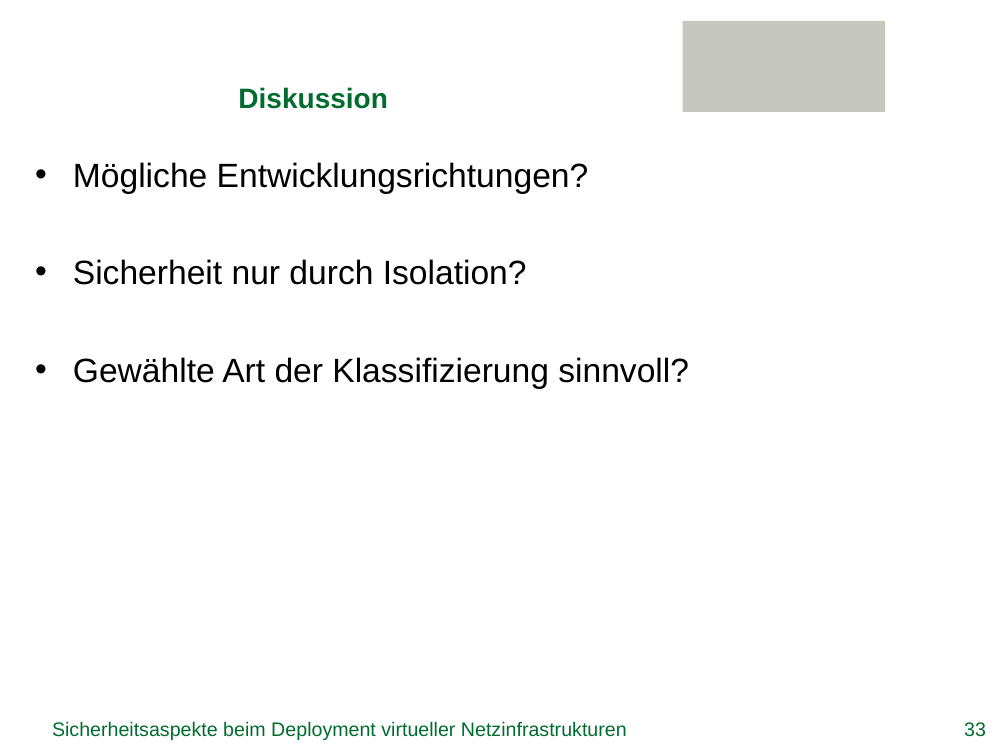
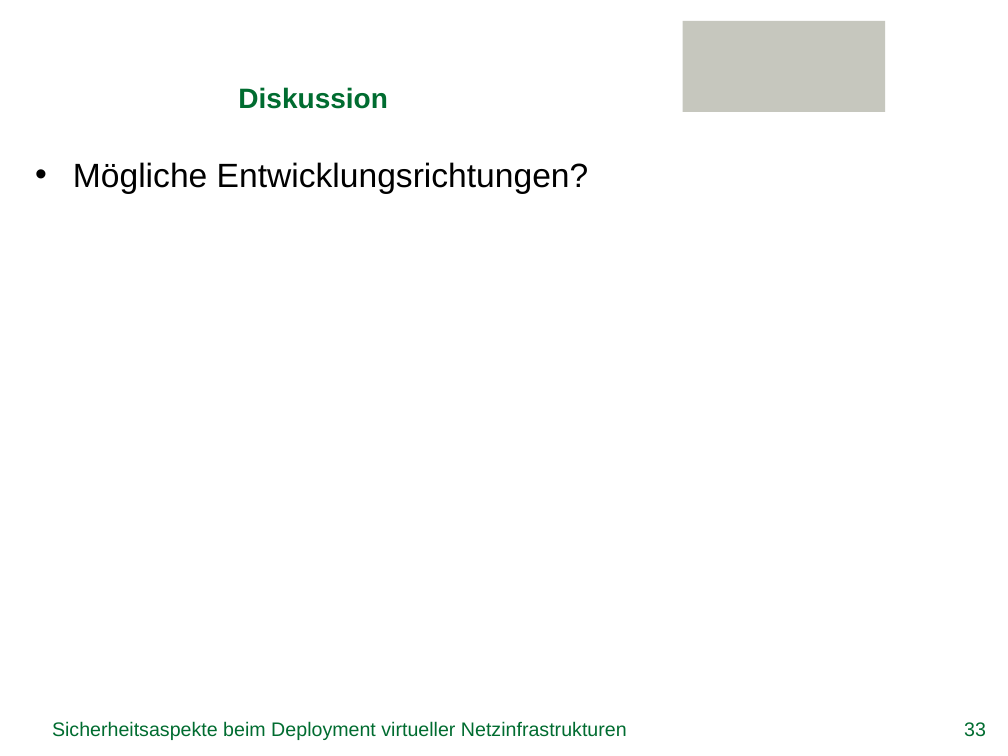
Before and after one commit to GeGroe/timvs, a slide deck: slide 33 of Referat/PowerPoint/TimvS_SVNE.pptx. Drawn at 1008x756 pixels with LibreOffice and Linux fonts; fonts in the diff are those of the drawing; background and template pictures are left out. Boxes give left, top, right and bottom in pixels: in the first picture for what was removed or moved away, otherwise in the second. Text is boxed around its words. In the diff, an @@ line names an element or a change of style, - is before the commit and + after.

```diff
--- a/Referat/PowerPoint/TimvS_SVNE.pptx
+++ b/Referat/PowerPoint/TimvS_SVNE.pptx
@@ text at (73,259,689,389): paragraphs removed @@
-• Sicherheit nur durch Isolation?
-• Gewählte Art der Klassifizierung sinnvoll?
```
Also in this commit, not shown: 8 other slides changed, 2 slides added.
